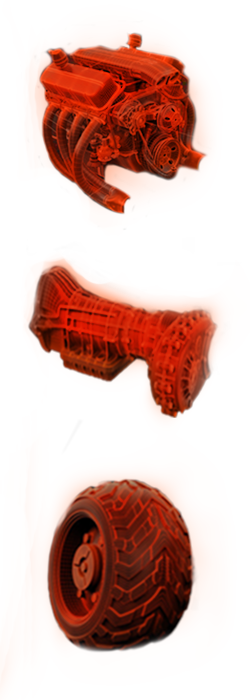
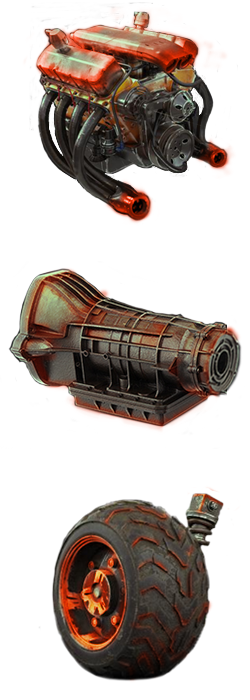
Revision of a layered 250x700 image; what changed, layer by layer:
removed group "Группа 1" (4 layers) over [0, 2, 242, 700]
removed layer "Слой 24" (was overlay) from group "Группа 1" over [0, 2, 242, 700]
removed layer "Слой 21" from group "Группа 1" over [23, 20, 218, 230]
removed layer "Слой 19" from group "Группа 1" over [24, 246, 242, 418]
removed layer "Слой 18" from group "Группа 1" over [46, 419, 201, 653]
added layer "Слой 5" (color) above "Слой 3" over [23, 5, 236, 226]
added layer "Слой 3" above "Слой 10" over [29, 2, 238, 225]
added layer "Слой 11" (overlay) above "Слой 9" over [56, 485, 239, 682]
added layer "Слой 9" above "Слой 8" over [38, 492, 232, 682]
added layer "Слой 8" above "Слой 0" over [0, 261, 242, 449]
